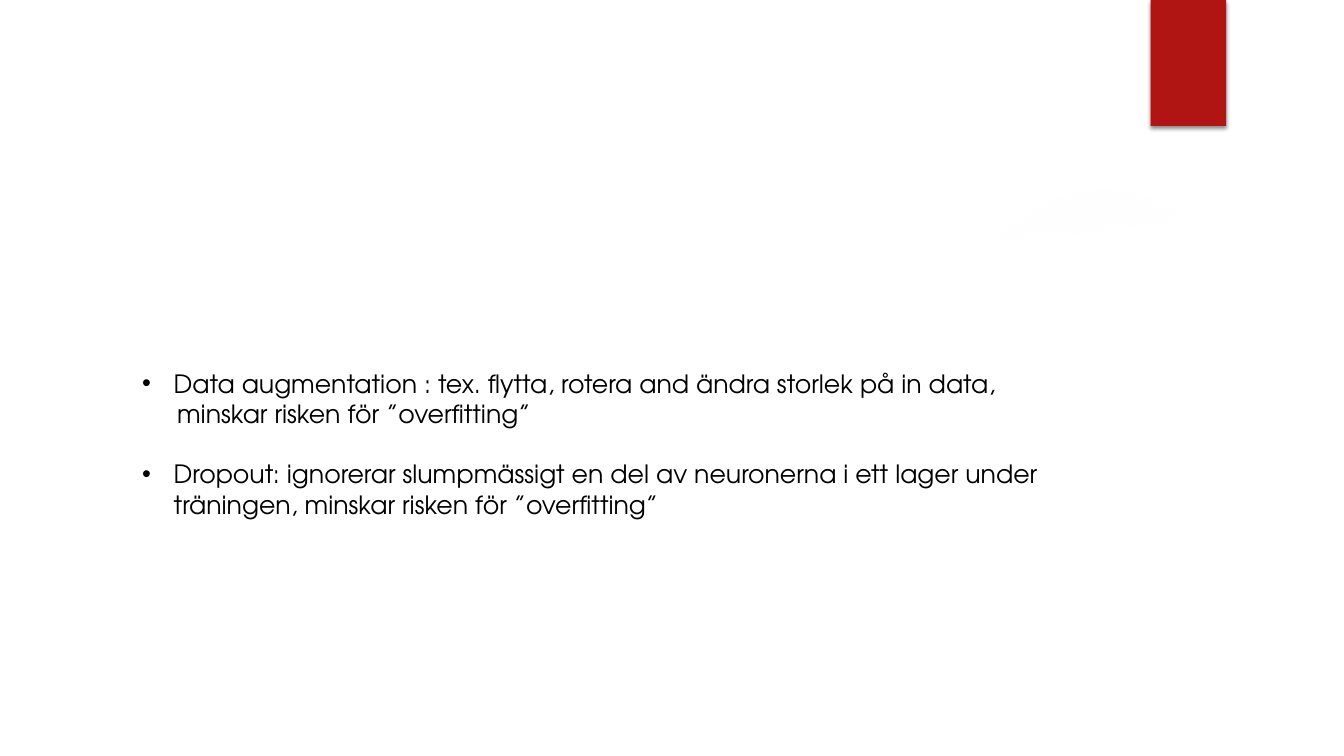
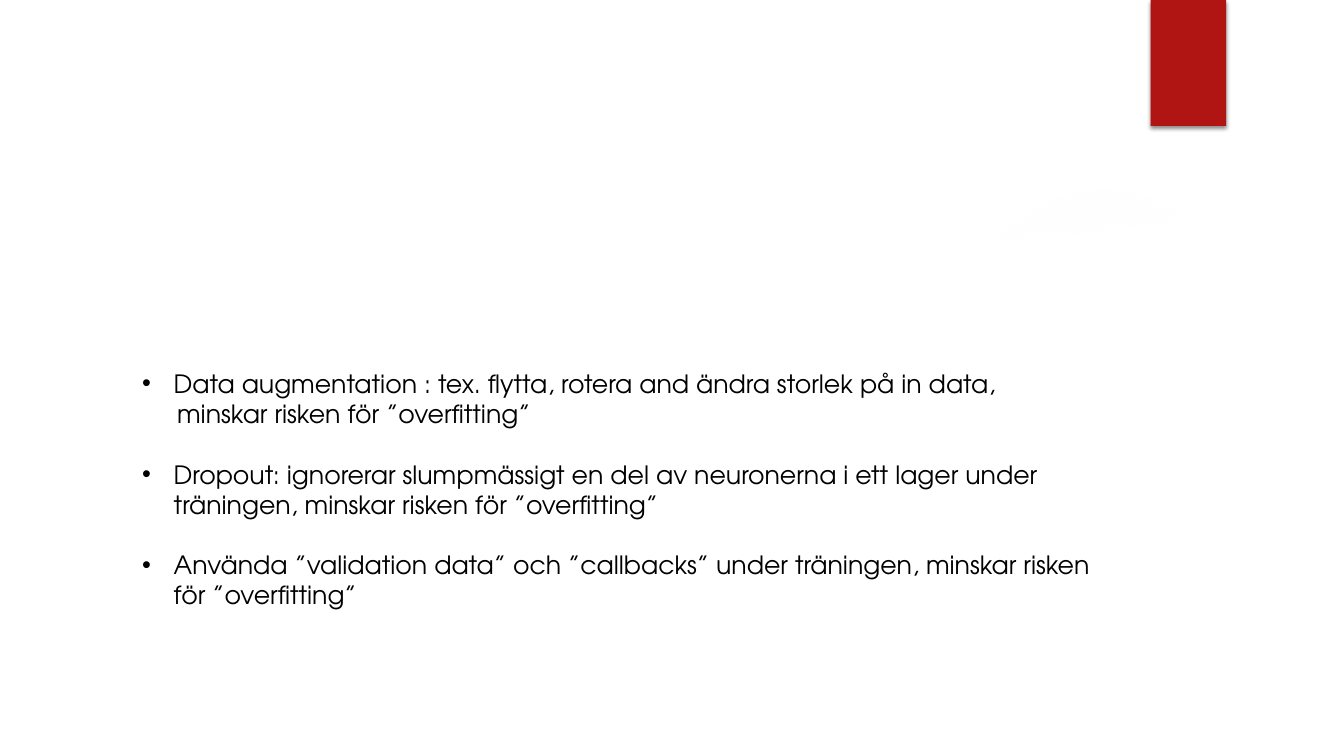
Before and after one commit to Fibfractal/CNN-classifier, a slide deck: slide 10 of documentation/Powerpoint/CNN-classifier.pptx. Drawn at 1344x756 pixels with LibreOffice and Linux fonts; fonts in the diff are those of the drawing; background and template pictures are left out. Boxes give left, top, right and bottom in pixels: in the first picture for what was removed or moved away, otherwise in the second. Text is boxed around its words. In the diff, an @@ line names an element or a change of style, - is before the commit and + after.

```diff
--- a/documentation/Powerpoint/CNN-classifier.pptx
+++ b/documentation/Powerpoint/CNN-classifier.pptx
@@ text at <box>174,555,1089,610</box>: paragraph added @@
+• Använda ”validation data” och ”callbacks” under träningen, minskar risken för ”overfitting”
```
Also in this commit, not shown: 2 other slides changed.
